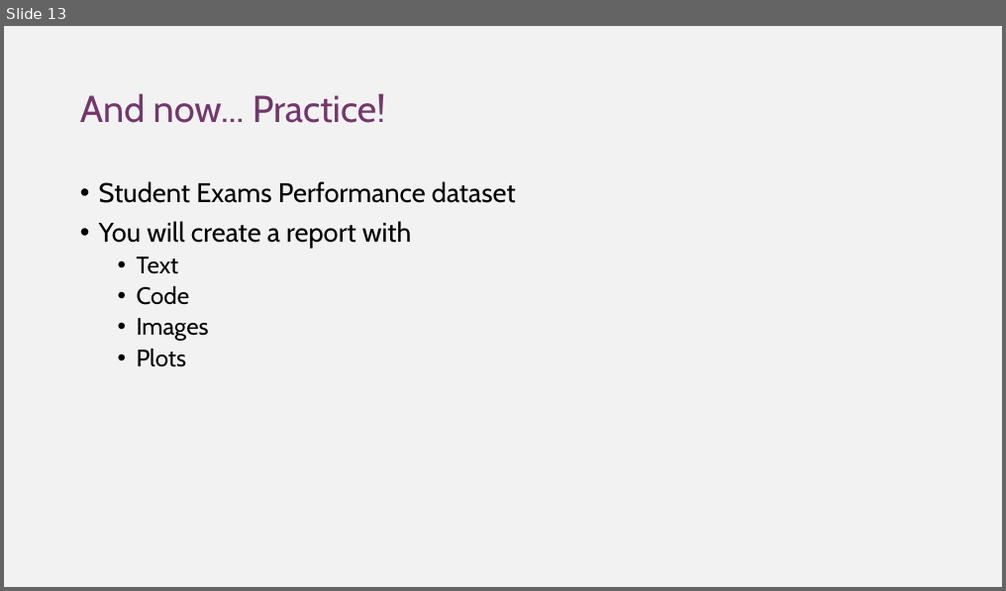
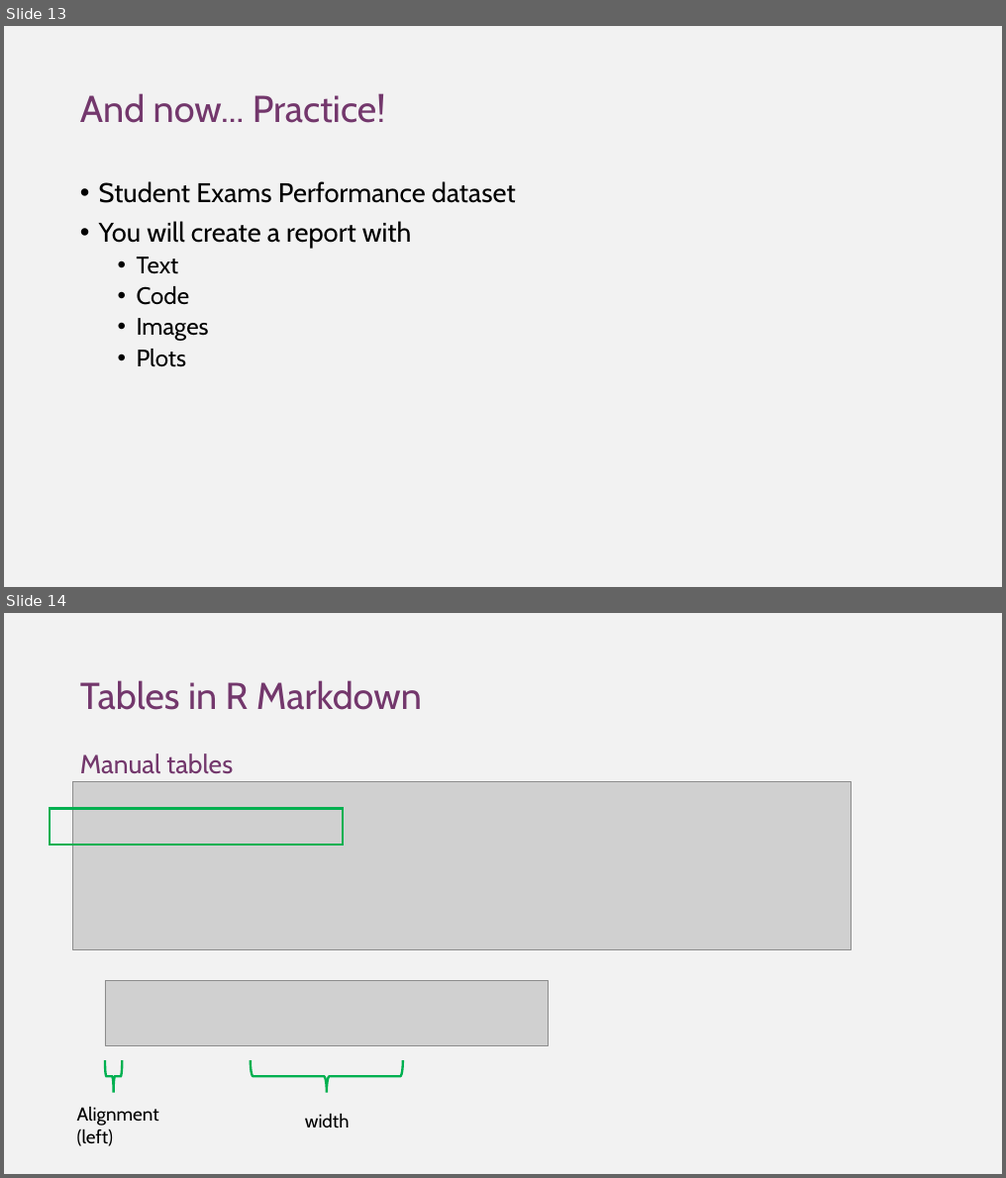
Before and after one commit to DGfS-PhD-2021/R-markdown-course, a slide deck: rmarkdown_pres.pptx. Shown one above the other, each under a label of ours: slide 13 before the commit, slides 13 and 14 after it. The pictures are 1006x591 and 1006x1178 pixels, drawn with LibreOffice and Linux fonts; fonts in the diff are those of the drawing; grey boxes stand for pictures. Boxes give left, top, right and bottom in pixels: in the first picture for what was removed or moved away, otherwise in the second. Text is boxed around its words. In the diff, an @@ line names an element or a change of style, - is before the commit and + after.

```diff
--- a/rmarkdown_pres.pptx
+++ b/rmarkdown_pres.pptx
@@ slide 14 added at <box>4,613,1002,1174</box>, background #F2F2F2 @@
@@ title added at <box>80,680,422,710</box>, 36 pt, text #73376C @@
+Tables in R Markdown
@@ text added at <box>80,754,233,774</box>, 25.2 pt, text #73376C @@
+Manual tables
@@ picture added at <box>73,782,851,950</box> @@
@@ rectangle added at <box>50,808,344,845</box>, outline #00B050 2.25 pt @@
@@ picture added at <box>105,981,548,1047</box> @@
@@ right brace added at <box>105,1060,122,1093</box>, outline #00B050 2.25 pt @@
@@ right brace added at <box>251,1061,403,1093</box>, outline #00B050 2.25 pt @@
@@ text added at <box>77,1107,159,1147</box>, 18 pt, text #000000 @@
+Alignment
+(left)
@@ text added at <box>305,1113,350,1129</box>, 18 pt, text #000000 @@
+width
```
Also in this commit, not shown: 1 slide changed, 5 other slides added, 6 other files.
